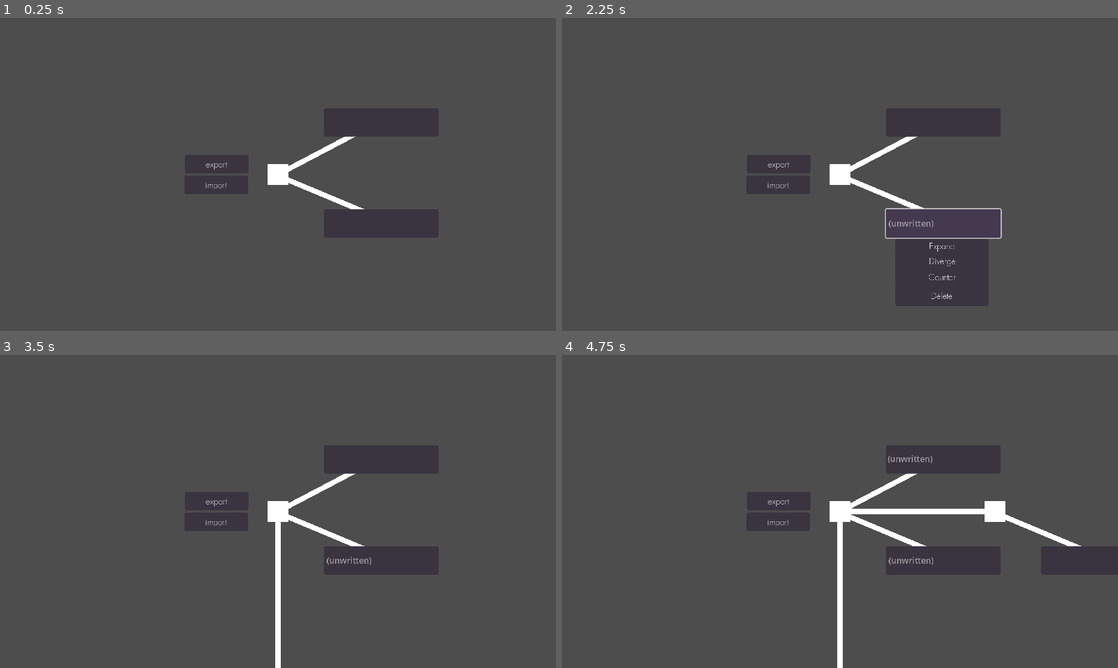
Above: before the commit, frames 1-4 (two rows, left to right).
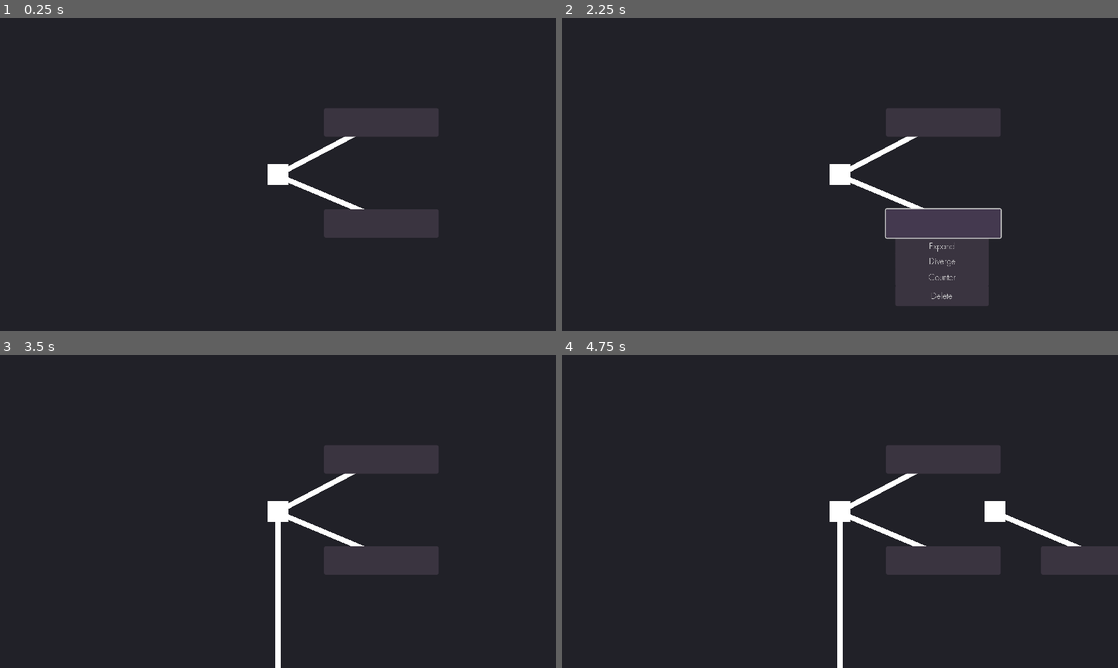
Above: after the commit, the same moments.

Repository: eqgy/understandingtree
Game: Godot game, scene res://understanding tree.tscn
The game is run twice, just before and just after one commit, with the same random seed, the same clock (stepped at 60 frames per second) and the same inputs.
Inputs (mouse positions are in pixels of both pictures, inside the frame that each line leads up to):
- Up to frame 1 (0.25 s): no input
- Up to frame 2 (2.25 s): click (778, 165) at 0.5 s, where only the run before the commit has a clickable "export"; click (778, 183) at 1.25 s, where only the run before the commit has a clickable "import"; click (945, 224) at 2 s
- Up to frame 3 (3.5 s): click "Diverge" at 2.75 s
- Up to frame 4 (4.75 s): click (945, 458) at 3.5 s; click "Counter" at 4.25 s

The runs differ from the first frame. In frame 1, 96% of the frame differs, in the area x 0-100%, y 0-100%; in frame 2, 92%; in frame 3, 95%; in frame 4, 93%.

Commit message:
added to the counter argument button. Lines aren't working properly, but otherwise functional

Diff:
--- a/application iterations/iteration 1/a node.tscn
+++ b/application iterations/iteration 1/a node.tscn
@@ -1,11 +1,10 @@
-[gd_scene load_steps=11 format=3 uid="uid://biijdxa5vbai2"]
+[gd_scene load_steps=10 format=3 uid="uid://biijdxa5vbai2"]
 
 [ext_resource type="Script" path="res://a_node.gd" id="1_lkhld"]
 [ext_resource type="Theme" uid="uid://bosbvfdtv48xf" path="res://node theme.tres" id="1_ssop8"]
 [ext_resource type="Script" path="res://leaf.gd" id="2_g56ri"]
 [ext_resource type="Script" path="res://add_branch_button.gd" id="4_pq1f4"]
 [ext_resource type="Script" path="res://delete.gd" id="5_iskqk"]
-[ext_resource type="Script" path="res://line_edit.gd" id="6_3ocxf"]
 
 [sub_resource type="Curve" id="Curve_ottr0"]
 _data = [Vector2(0, 1), 0.0, 0.0, 0, 0, Vector2(1, 1), 0.0, 0.0, 0, 0]
@@ -111,7 +110,6 @@
 placeholder_text = "(unwritten)"
 clear_button_enabled = true
 drag_and_drop_selection_enabled = false
-script = ExtResource("6_3ocxf")
 
 [node name="problem" type="Button" parent="."]
 z_index = 2
@@ -187,19 +185,6 @@
 text = "Delete
 "
 script = ExtResource("5_iskqk")
-
-[node name="LineEdit" type="LineEdit" parent="problem"]
-visible = false
-layout_mode = 0
-offset_left = 5.0
-offset_top = 3.0
-offset_right = 220.0
-offset_bottom = 52.0
-theme = SubResource("Theme_pyf3n")
-placeholder_text = "(unwritten)"
-clear_button_enabled = true
-drag_and_drop_selection_enabled = false
-script = ExtResource("6_3ocxf")
 
 [node name="ColorRect" type="ColorRect" parent="."]
 anchors_preset = 8
--- a/application iterations/iteration 1/a_node.gd
+++ b/application iterations/iteration 1/a_node.gd
@@ -64,30 +64,58 @@
 
 
 func problem_counterarg():
-	if prob_counterarg < sol_counterarg:
+	var done = false
+	if !solution_leaf.visible:
 		solution_leaf.visible = true
 	else:
-		var child = load("res://a node.tscn").instantiate()
-		var position_offset = Vector2(300 + 300 * prob_counterarg, 0)
-		child.position = position_offset
-		child.add_line()
-		add_child(child)
-		child.solution_leaf.visible = true
-		child.problem_leaf.visible = false
-	prob_counterarg = prob_counterarg + 1
+		var count = 0
+		var par = self
+		var first_node = self
+		while par:
+			first_node = par
+			par = par.get_parent()
+		for c in first_node.get_children():
+			if "problems" in c:
+				count +=1
+				if !c.solution_leaf.visible:
+					c.solution_leaf.visible = true
+					done = true
+					break
+		if !done:
+			var child = load("res://a node.tscn").instantiate()
+			var position_offset = Vector2(300 + 300*count, 0)
+			child.position = position_offset
+			first_node.add_child(child)
+			child.add_line()
+			child.solution_leaf.visible = true
+			child.problem_leaf.visible = false
 
 func solution_counterarg():
-	if sol_counterarg ==0 && prob_counterarg == 0 && !problem_leaf.visible:
+	var done = false
+	if !problem_leaf.visible:
 		problem_leaf.visible = true
 	else:
-		var child = load("res://a node.tscn").instantiate()
-		var position_offset = Vector2(300 + 300 * sol_counterarg, 0)
-		child.position = position_offset
-		child.add_line()
-		add_child(child)
-		child.problem_leaf.visible = true
-		child.solution_leaf.visible = false
-	sol_counterarg = sol_counterarg + 1
+		var count = 0
+		var par = self
+		var first_node = self
+		while par:
+			first_node = par
+			par = par.get_parent()
+		for c in first_node.get_children():
+			if "problems" in c:
+				count +=1
+				if !c.problem_leaf.visible:
+					c.problem_leaf.visible = true
+					done = true
+					break
+		if !done:
+			var child = load("res://a node.tscn").instantiate()
+			var position_offset = Vector2(300+count * 300, 0)
+			child.position = position_offset
+			first_node.add_child(child)
+			child.add_line()
+			child.solution_leaf.visible = false
+			child.problem_leaf.visible = true
 
 func _on_expand_pressed2(arg):
 	var child = load("res://a node.tscn").instantiate()
--- a/application iterations/iteration 1/leaf.gd
+++ b/application iterations/iteration 1/leaf.gd
@@ -18,7 +18,7 @@
 	if button_pressed == true:
 		text_retainer = text
 		text = ""
-		lineedit.visible = true
+		#lineedit.visible = true
 
 	if Input.is_action_just_pressed("enter"):
 		if lineedit:
--- a/application iterations/iteration 1/understanding tree.tscn
+++ b/application iterations/iteration 1/understanding tree.tscn
@@ -1,9 +1,7 @@
-[gd_scene load_steps=5 format=3 uid="uid://b1406qdf4gdrf"]
+[gd_scene load_steps=3 format=3 uid="uid://b1406qdf4gdrf"]
 
 [ext_resource type="Script" path="res://camera_2d.gd" id="1_8jth8"]
 [ext_resource type="PackedScene" uid="uid://biijdxa5vbai2" path="res://a node.tscn" id="2_7kbvo"]
-[ext_resource type="Script" path="res://tree functions.gd" id="2_eq62t"]
-[ext_resource type="Theme" uid="uid://bosbvfdtv48xf" path="res://node theme.tres" id="2_jsh6r"]
 
 [node name="Node2D" type="Node2D"]
 texture_filter = 4
@@ -20,42 +18,18 @@
 offset_bottom = 40.0
 
 [node name="ColorRect2" type="ColorRect" parent="Control"]
-visible = false
-z_index = -5
+z_index = -1
 layout_mode = 0
-offset_left = -2053.0
-offset_top = -2211.0
-offset_right = 4546.0
-offset_bottom = 1864.0
+offset_left = -1094.0
+offset_top = -638.0
+offset_right = 1384.0
+offset_bottom = 788.0
 color = Color(0.130178, 0.128146, 0.158041, 1)
 
 [node name="THE UNDERSTANDING TREE" type="Node2D" parent="."]
 texture_filter = 4
 
-[node name="export" type="Button" parent="THE UNDERSTANDING TREE"]
-z_index = 1
-offset_left = -180.0
-offset_top = -38.0
-offset_right = -57.0
-offset_bottom = -2.0
-theme = ExtResource("2_jsh6r")
-text = "export"
-
-[node name="import" type="Button" parent="THE UNDERSTANDING TREE"]
-z_index = 1
-offset_left = -181.0
-offset_top = 2.0
-offset_right = -58.0
-offset_bottom = 38.0
-theme = ExtResource("2_jsh6r")
-text = "import
-"
-
 [node name="the start" type="Node2D" parent="THE UNDERSTANDING TREE"]
 texture_filter = 4
-script = ExtResource("2_eq62t")
 
 [node name="node1" parent="THE UNDERSTANDING TREE/the start" instance=ExtResource("2_7kbvo")]
-
-[connection signal="pressed" from="THE UNDERSTANDING TREE/export" to="THE UNDERSTANDING TREE/the start" method="_on_export_pressed"]
-[connection signal="pressed" from="THE UNDERSTANDING TREE/import" to="THE UNDERSTANDING TREE/the start" method="_on_import_pressed"]
